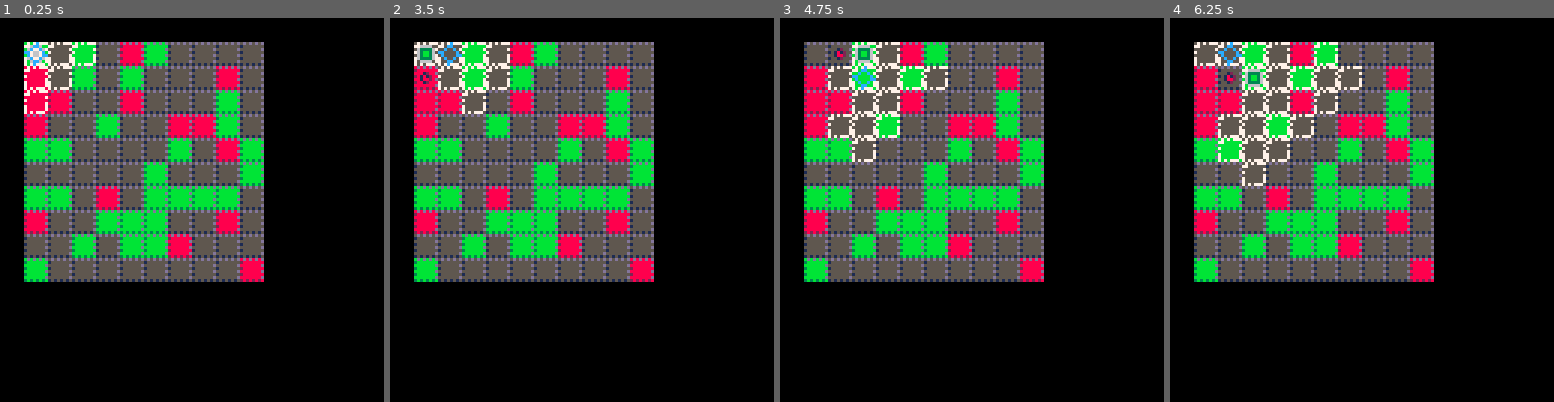
Above: before the commit, frames 1-4 (left to right).
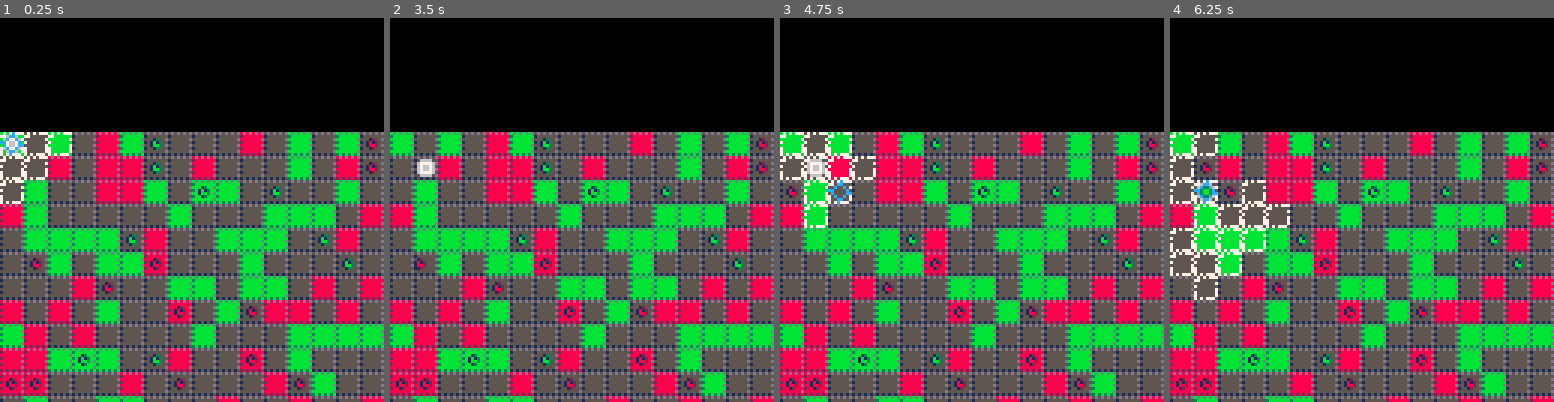
Above: after the commit, the same moments.

Repository: jcwilk/dv_prototype
Game: PICO-8 cartridge divproto.p8
Two runs of this game, one before a commit and one after it. Both use one fixed random seed, a clock stepped at 60 frames per second and the inputs below.
Inputs:
- Up to frame 1 (0.25 s): no input
- Up to frame 2 (3.5 s): tap O (Z key) at 0.33, 0.7, 1.43, 2.22, 3.1 s; hold Left 1.97-2.37 s; hold Down 2.42-2.82 s; hold Right from 2.87 s (still down)
- Up to frame 3 (4.75 s): release Right at 3.53 s; hold Up 3.58-4.08 s; tap O (Z key) at 3.98 s; hold Right 4.13-4.53 s; hold Down from 4.58 s (still down)
- Up to frame 4 (6.25 s): tap O (Z key) at 4.87, 5.75 s; release Down at 5.08 s; hold Left 5.13-5.8 s; hold Up 5.85-6.18 s; hold Left from 6.23 s (still down)

The runs differ from the first frame. In frame 1, 76% of the frame differs, in the area x 0-100%, y 6-100%; in frame 2, 76%; in frame 3, 77%; in frame 4, 77%.

Commit message:
Make it extend below for 150 tiles
Also add enemies randomly

Diff:
--- a/divproto.p8
+++ b/divproto.p8
@@ -43,11 +43,11 @@
 tiles.all = {}
 tiles.by_coord = {}
 
-for x=1,10 do
+for x=0,15 do
  tiles.by_coord[x] = {}
 end
-for y=1,10 do
- for x=1,10 do
+for y=0,150 do
+ for x=0,15 do
   local tile = make_tile(x,y)
   tiles.by_coord[x][y] = tile
   add(tiles.all, tile)
@@ -57,6 +57,7 @@
 function _init()
  highlight_moves()
  select_player_tile()
+ init_mobs()
  cls()
 end
 
@@ -93,8 +94,16 @@
  end
 end
 
+cam={x=0,y=0}
 function _draw()
- //cls()
+ while (player.y*8 - cam.y) > 90 do
+  cam.y+=1
+ end
+ while (player.y*8 - cam.y) < 38 do
+  cam.y-=1
+ end
+ camera(cam.x,cam.y)
+
  foreach(tiles.all,function(t)
   pal()
   if t.col > 0 then
@@ -137,8 +146,8 @@
 end
 -->8
 player = {
- x=1,
- y=1,
+ x=0,
+ y=0,
  col=0
 }
 
@@ -186,11 +195,15 @@
 end
 
 function is_on_map(x,y)
- return (x >= 1 and x <= 10 and y >= 1 and y <= 10)
+ //return (x >= 1 and x <= 10 and y >= 1 and y <= 10)
+ return (x >= 0 and x <= 15 and y >= 0 and y <= 150)
 end
 
 function is_color_compat(x,y,entity)
  local tile = tiles.by_coord[x][y]
+ globalx=x
+ globaly=y
+ globalentity=entity
  return(tile.col == 0 or entity.col == 0 or tile.col == entity.col)
 end
 
@@ -332,6 +345,7 @@
  for i=1,#shuffled do
   spot=shuffled[i]
   mob=false
+  gspot=spot
   if is_on_map(spot[1],spot[2]) then
    mob=mobs.by_coord[spot[1]][spot[2]]
   end
@@ -552,19 +566,23 @@
   end)
  end
 }
-for x=1,10 do
- mobs.by_coord[x]={}
- for y=1,10 do
-  mobs.by_coord[x][y]=false
- end
-end
-
-function spawn_mob(x,y,col)
+foreach(tiles.all,function(tile)
+ if not mobs.by_coord[tile.x] then
+  mobs.by_coord[tile.x]={}
+ end
+ mobs.by_coord[tile.x][tile.y]=false
+end)
+
+function spawn_mob(x,y,col,skip_tween)
  local mob = {
   x=player.x,
   y=player.y,
   col=col
  }
+ if skip_tween then
+  mob.x=x
+  mob.y=y
+ end
  mob.move_to=function(move)
   mobs.by_coord[mob.x][mob.y]=false
   //make_tween2(mob,"x","y",x,y,6)
@@ -597,6 +615,28 @@
  return false
 end
 
+function init_mobs()
+ for i=1,300 do
+  local spawned=false
+  local tile, mob, col
+  while not spawned do
+   tile=rnd(tiles.all)
+   mob=mobs.by_coord[tile.x][tile.y]
+   if not mob then
+    spawned=true
+    col=tile.col
+    if col == 0 then
+     if rnd() < 0.5 then
+      col=cola1
+     else
+      col=colb1
+     end
+    end
+    spawn_mob(tile.x,tile.y,col,true)
+   end
+  end
+ end
+end
 -->8
 anims={
  all={},
Not shown, changed: index.js
